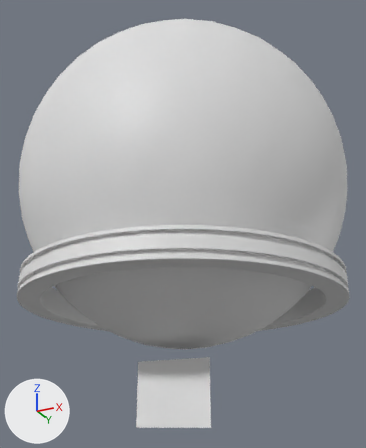
Before and after pictures for a commit that changed the Blender file BlenderFundamentals/BlenderFundamentals_001.blend.
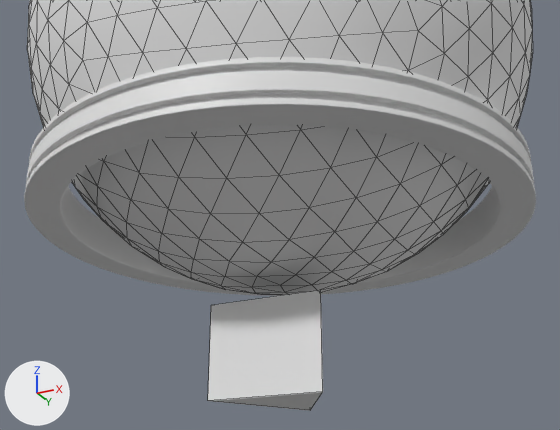
Each version is shown whole from a 50 mm camera at (1.31, -2.61, 0.33) aimed at (-0.01, 0.01, 1.51), then close up from a 50 mm camera at (1.23, -2.46, -0.08) aimed at (-0.08, 0.16, 1.1). The lights are fixed; the arrows at lower left show +X, +Y and +Z. The close-ups show mesh edges as thin lines.

Names of what the first close-up shows: 'MSphere_rim', 'Msphere', 'Msphere_legs'.
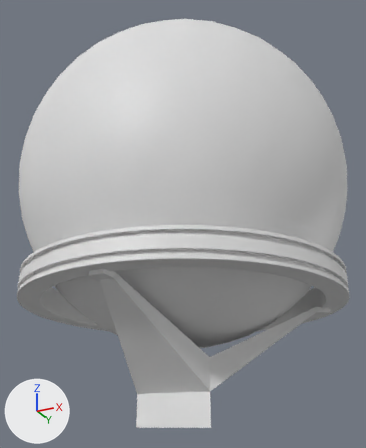
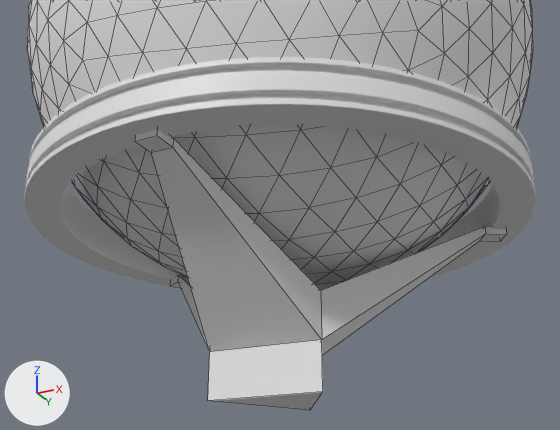
Pixel boxes (x1, y1, x2, y2) of what changed, in the close-ups (560 x 430 px):
```json
{"object": "Msphere_legs", "change": "reshaped", "before": [208, 290, 323, 411], "after": [135, 129, 507, 411], "on screen": "222% wider, 132% taller"}
{"part": 1, "of": "me_cylinder", "change": "built on", "before": [209, 290, 322, 372], "after": [135, 129, 507, 372]}
```

Scene script edits in JSON lines:
```json
{"block": "me_cylinder", "where": "# used by ob_msphere_legs; location = (0.0, 0.0, 0.5); scale = (0.25, 0.25, 0.17)"}
{"op": "remove", "block": "me_cylinder", "code": "me_cylinder.from_pydata(...)  # 6 vertices, 5 faces; spans x -0.87..0.87, y -0.5..1.0, z -1.0..1.0"}
{"op": "add", "block": "me_cylinder", "code": "me_cylinder.from_pydata(...)  # 33 vertices, 32 faces; spans x -3.05..3.05, y -3.43..1.85, z -1.0..2.85"}
{"block": "me_cylinder", "change": "me_cylinder part 1"}
{"block": "me_cylinder", "change": "3 faces are deleted"}
{"block": "me_cylinder", "change": "15 vertices are added at x -3.05..3.05, y -3.43..1.85, z 0.0..2.67"}
{"block": "me_cylinder", "change": "12 new vertices lie (0.0, 0.0, 0.18) away from vertices in x -3.05..3.05, y -3.43..1.85, z 2.67"}
{"block": "me_cylinder", "change": "30 new faces join them"}
```
